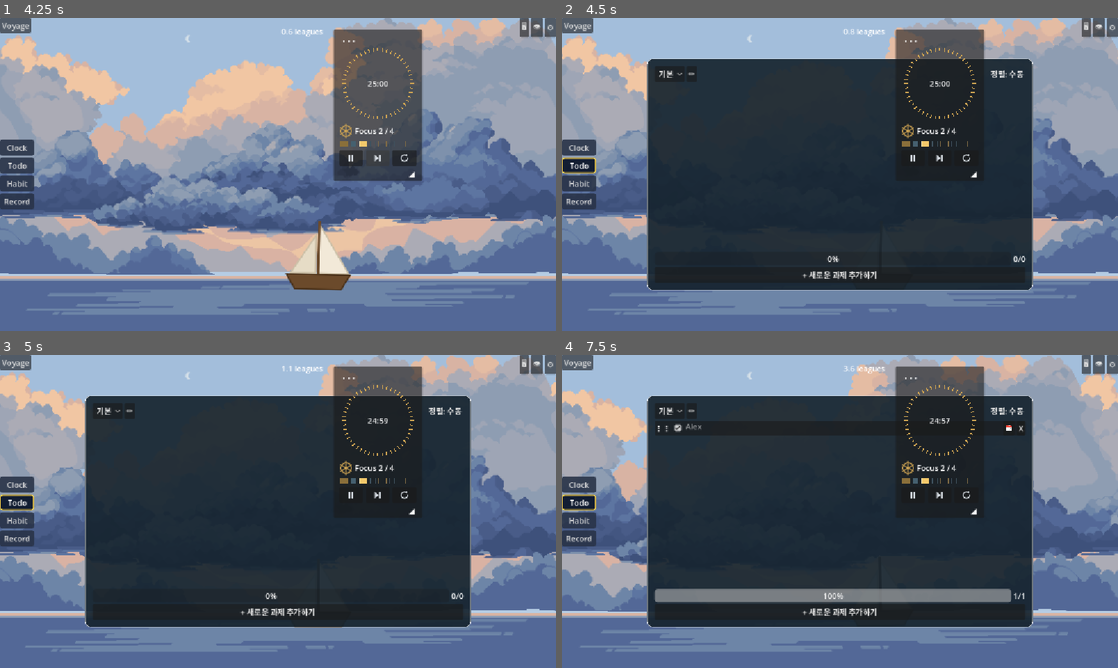
Above: before the commit, frames 1-4 (two rows, left to right).
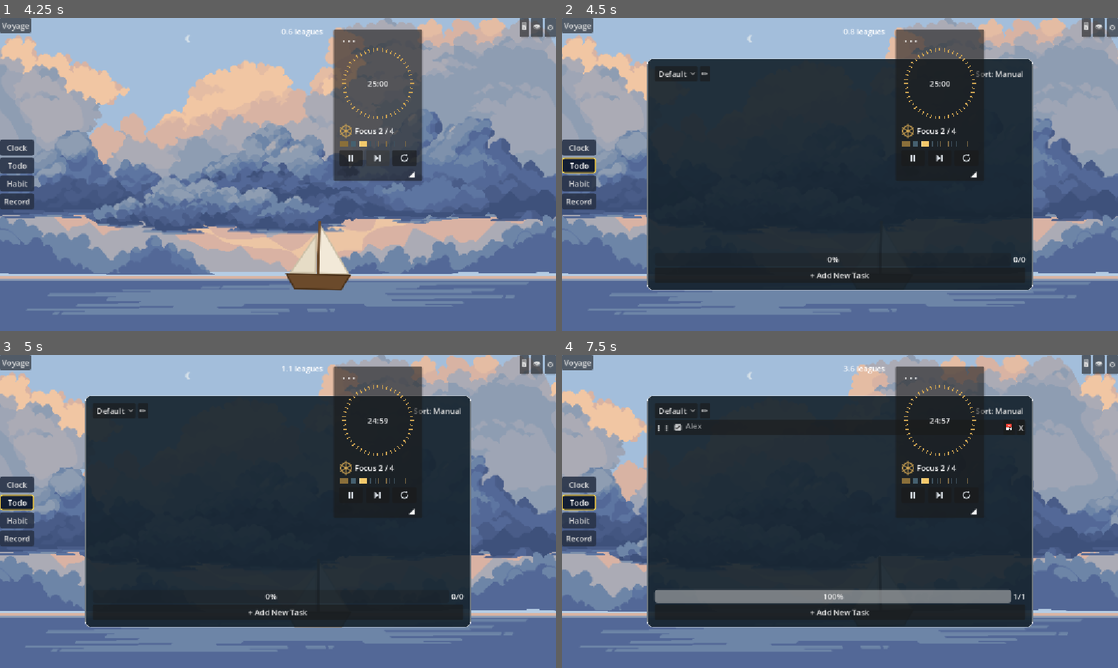
Above: after the commit, the same moments.

Repository: gee03143/voyager
Game: Godot game, scene res://scenes/World.tscn
Same seed, same stepped clock (60 frames per second), same inputs: the game is played once before the commit and once after it.
Inputs (mouse positions are in pixels of both pictures, inside the frame that each line leads up to):
- Up to frame 1 (4.25 s): click "Clock" at 0.5 s; click (100, 165) at 1.25 s; click "◀ 풀 모드" at 2 s; click (378, 158) at 2.75 s; click (378, 158) at 3.5 s
- Up to frame 2 (4.5 s): click "Todo" at 4.25 s
- Up to frame 3 (5 s): no input
- Up to frame 4 (7.5 s): click "기본" (after the commit: "Default") at 5 s; click "+ 새로운 과제 추가하기" (after the commit: "+ Add New Task") at 5.75 s; click (845, 426) at 6.52 s; type "Alex" at 6.6 s; click (678, 426) at 7.25 s

Frame 1 is identical in both runs. In frame 2, 0.5% of the frame differs, in the area x 17-84%, y 16-84%; in frame 3, 0.5%; in frame 4, 1.1%, in the area x 16-84%, y 16-84%.

Commit message:
todo탭 로컬라이징 적용
* save파일에서 todo 그룹 세이브 데이터 분리
* 시계 탭 세팅쪽 텍스트 로컬라이징 적용

Diff:
--- a/localization/translations.csv
+++ b/localization/translations.csv
@@ -20,7 +20,27 @@
 CLOCK_POMO_LONG_BREAK,긴 휴식,Long Break
 CLOCK_POMO_REPEAT,반복,Repeat
 CLOCK_POMO_PHASE_LABEL,{type}  ·  {current} / {total} 구간,{type}  ·  {current} / {total} segments
+ALARM_ADD_BUTTON,새 알림 추가,Add Alarm
+CLOCK_SETTINGS_AUTO_MINIMIZE,활성 시 자동 최소화,Auto-minimize when active
+CLOCK_SETTINGS_AUTO_MAXIMIZE,비활성 시 자동 최대화,Auto-maximize when inactive
+CLOCK_SETTINGS_HIDE_COUNTDOWN,카운트다운 숨기기,Hide countdown
+TODO_DEFAULT_GROUP_NAME,기본,Default
+TODO_EMPTY_PLACEHOLDER,(할 일 입력),(Enter task)
+TODO_NEW_GROUP_NAME,새 목록,New List
+TODO_GROUP_EDIT_TITLE,목록 편집,Edit Lists
+TODO_GROUP_ADD_BUTTON,+ 새 목록 추가,+ Add New List
+TODO_GROUP_CLOSE_BUTTON,목록 확인,Done
+TODO_ADD_BUTTON,+ 새로운 과제 추가하기,+ Add New Task
+TODO_SORT_LABEL,정렬: {name},Sort: {name}
+TODO_SORT_MANUAL,수동,Manual
+TODO_SORT_DUE,마감일,Due Date
+TODO_SORT_NAME,이름,Name
+TODO_SORT_DONE,완료상태,Status
 SUFFIX_SEC,초,Sec
 SUFFIX_MIN,분,Min
 SUFFIX_HOUR,시,Hr
 SUFFIX_CNT,회,Rep
+OPTION_DISABLED,끄기,Disabled
+OPTION_ENABLED,켜기,Enabled
+ALARM_NOTICE,알람 · {hour}:{minute},Alarm · {hour}:{minute}
+ALARM_NOTICE_WITH_LABEL,알람 · {hour}:{minute} · {label},Alarm · {hour}:{minute} · {label}
--- a/scenes/timer/AlarmView.tscn
+++ b/scenes/timer/AlarmView.tscn
@@ -25,4 +25,4 @@
 
 [node name="AddButton" type="Button" parent="." unique_id=1768961754]
 layout_mode = 2
-text = "새 알림 추가"
+text = "ALARM_ADD_BUTTON"
--- a/scenes/timer/settings_view.tscn
+++ b/scenes/timer/settings_view.tscn
@@ -13,39 +13,39 @@
 
 [node name="Label" type="Label" parent="Grid" unique_id=1846822024]
 layout_mode = 2
-text = "활성 시 자동 최소화"
+text = "CLOCK_SETTINGS_AUTO_MINIMIZE"
 
 [node name="AutoMinimizeOption" type="OptionButton" parent="Grid" unique_id=2135390619]
 layout_mode = 2
 selected = 1
 item_count = 2
-popup/item_0/text = "Disabled"
+popup/item_0/text = "OPTION_DISABLED"
 popup/item_0/id = 0
-popup/item_1/text = "Enabled"
+popup/item_1/text = "OPTION_ENABLED"
 popup/item_1/id = 1
 
 [node name="Label3" type="Label" parent="Grid" unique_id=1247058725]
 layout_mode = 2
-text = "비활성 시 자동 최대화"
+text = "CLOCK_SETTINGS_AUTO_MAXIMIZE"
 
 [node name="AutoMaximizeOption" type="OptionButton" parent="Grid" unique_id=1916369866]
 layout_mode = 2
 selected = 0
 item_count = 2
-popup/item_0/text = "Disabled"
+popup/item_0/text = "OPTION_DISABLED"
 popup/item_0/id = 0
-popup/item_1/text = "Enabled"
+popup/item_1/text = "OPTION_ENABLED"
 popup/item_1/id = 1
 
 [node name="Label2" type="Label" parent="Grid" unique_id=955685233]
 layout_mode = 2
-text = "카운트다운 숨기기"
+text = "CLOCK_SETTINGS_HIDE_COUNTDOWN"
 
 [node name="HideCountdownOption" type="OptionButton" parent="Grid" unique_id=1413186036]
 layout_mode = 2
 selected = 0
 item_count = 2
-popup/item_0/text = "Disabled"
+popup/item_0/text = "OPTION_DISABLED"
 popup/item_0/id = 0
-popup/item_1/text = "Enabled"
+popup/item_1/text = "OPTION_ENABLED"
 popup/item_1/id = 1
--- a/scenes/todo/GroupEditPopup.tscn
+++ b/scenes/todo/GroupEditPopup.tscn
@@ -17,7 +17,7 @@
 
 [node name="TitleLabel" type="Label" parent="VBox" unique_id=1794689476]
 layout_mode = 2
-text = "목록 편집"
+text = "TODO_GROUP_EDIT_TITLE"
 
 [node name="GroupList" type="VBoxContainer" parent="VBox" unique_id=102821393]
 layout_mode = 2
@@ -26,8 +26,8 @@
 
 [node name="AddGroupButton" type="Button" parent="VBox" unique_id=1614778401]
 layout_mode = 2
-text = "+ 새 목록 추가"
+text = "TODO_GROUP_ADD_BUTTON"
 
 [node name="CloseButton" type="Button" parent="VBox" unique_id=1717096304]
 layout_mode = 2
-text = "목록 확인"
+text = "TODO_GROUP_CLOSE_BUTTON"
--- a/scenes/todo/TodoTab.tscn
+++ b/scenes/todo/TodoTab.tscn
@@ -25,15 +25,15 @@
 
 [node name="SortKeyButton" type="MenuButton" parent="Header" unique_id=93822661]
 layout_mode = 2
-text = "정렬"
+text = "TODO_SORT_LABEL"
 item_count = 4
-popup/item_0/text = "수동"
+popup/item_0/text = "TODO_SORT_MANUAL"
 popup/item_0/id = 0
-popup/item_1/text = "마감일"
+popup/item_1/text = "TODO_SORT_DUE"
 popup/item_1/id = 1
-popup/item_2/text = "이름"
+popup/item_2/text = "TODO_SORT_NAME"
 popup/item_2/id = 2
-popup/item_3/text = "완료상태"
+popup/item_3/text = "TODO_SORT_DONE"
 popup/item_3/id = 3
 
 [node name="SortDirButton" type="Button" parent="Header" unique_id=1526471254]
@@ -66,4 +66,4 @@
 
 [node name="AddButton" type="Button" parent="." unique_id=1400148124]
 layout_mode = 2
-text = "+ 새로운 과제 추가하기"
+text = "TODO_ADD_BUTTON"
--- a/scripts/data/save.gd
+++ b/scripts/data/save.gd
@@ -1,11 +1,13 @@
 extends Node
 
 const SAVE_PATH := "user://save.json"
-const VERSION := 7
+const VERSION := 8
 const RECORDS_PATH := "user://records.json"
 const RECORDS_VERSION := 1
 const JOURNAL_PATH := "user://journal.json"
 const JOURNAL_VERSION := 1
+const TODO_PATH := "user://todo.json"
+const TODO_VERSION := 1
 
 var voyage := Voyage.new()
 var letters := LetterArchive.new()
@@ -32,8 +34,12 @@
 		load_records()
 	if FileAccess.file_exists(JOURNAL_PATH):
 		load_journal()
+	if FileAccess.file_exists(TODO_PATH):
+		load_todo()
 	if todo_groups.is_empty():
-		todo_groups.append(TodoGroup.new())
+		var g := TodoGroup.new()
+		g.is_default = true
+		todo_groups.append(g)
 	current_group_index = clampi(current_group_index, 0, todo_groups.size() - 1)
 	_play_base_seconds = voyage.total_play_seconds
 	_session_start_ms = Time.get_ticks_msec()
@@ -48,6 +54,7 @@
 	save_game()
 	save_records()
 	save_journal()
+	save_todo()
 	settings.changed.connect(save_game)
 	voyage.changed.connect(save_game)
 	activity_log.changed.connect(save_records)
@@ -67,21 +74,14 @@
 
 func save_game() -> void:
 	voyage.total_play_seconds = _play_base_seconds + (Time.get_ticks_msec() - _session_start_ms) / 1000.0
-	# alarms
 	var alarm_dicts := []
 	for a in alarms:
 		alarm_dicts.append(a.to_dict())
-
-	# todos
-	var todo_group_dicts := []
-	for t in todo_groups:
-		todo_group_dicts.append(t.to_dict())
 
 	var data := {
 		"version": VERSION,
 		"settings": settings.to_dict(),
 		"alarms": alarm_dicts,
-		"todo_groups": todo_group_dicts,
 		"habit_defs": habit_defs,
 		"habit_weeks": habit_weeks,
 		"voyage": voyage.to_dict(),
@@ -108,7 +108,6 @@
 	if typeof(parsed) != TYPE_DICTIONARY:
 		push_warning("Fail to parse save file - Use DEfault Value")
 		return
-	# var v = parsed.get("version", 1)으로 마이그레이션 분기 가능, 1은 version 넘버
 	var s = parsed.get("settings", {})
 	if typeof(s) == TYPE_DICTIONARY:
 		settings.from_dict(s)
@@ -118,14 +117,15 @@
 		if typeof(d) == TYPE_DICTIONARY:
 			alarms.append(Alarm.from_dict(d))
 
-	todo_groups.clear()
-	if parsed.has("todo_groups"):
+	if parsed.has("todo_groups"):                     # todo.json 분리 전 구버전 데이터 → 마이그레이션
 		for d in parsed.get("todo_groups", []):
 			if typeof(d) == TYPE_DICTIONARY:
 				todo_groups.append(TodoGroup.from_dict(d))
+		if not todo_groups.is_empty() and not todo_groups[0].is_default:
+			todo_groups[0].is_default = true           # 구버전엔 is_default 없었음 → 첫 그룹을 기본으로 지정
 	elif parsed.has("todos"):
 		var g := TodoGroup.new()
-		g.name = "기본"
+		g.is_default = true
 		g.sort_key = int(parsed.get("todos_sort_key", 0))
 		g.sort_desc = bool(parsed.get("todos_sort_desc", false))
 		for d in parsed.get("todos", []):
@@ -200,8 +200,38 @@
 	if typeof(parsed) == TYPE_DICTIONARY:
 		journal.from_dict(parsed)
 
+func save_todo() -> void:
+	var todo_group_dicts := []
+	for t in todo_groups:
+		todo_group_dicts.append(t.to_dict())
+	var data := {
+		"version": TODO_VERSION,
+		"todo_groups": todo_group_dicts,
+	}
+	var file := FileAccess.open(TODO_PATH, FileAccess.WRITE)
+	if file == null:
+		push_warning("Fail to Save todo: %s" % FileAccess.get_open_error())
+		return
+	file.store_string(JSON.stringify(data, "\t"))
+	file.close()
+
+func load_todo() -> void:
+	var file := FileAccess.open(TODO_PATH, FileAccess.READ)
+	if file == null:
+		return
+	var text := file.get_as_text()
+	file.close()
+	var parsed = JSON.parse_string(text)
+	if typeof(parsed) != TYPE_DICTIONARY:
+		return
+	todo_groups.clear()
+	for d in parsed.get("todo_groups", []):
+		if typeof(d) == TYPE_DICTIONARY:
+			todo_groups.append(TodoGroup.from_dict(d))
+
 func quit_game() -> void:
 	save_game()
 	save_records()
 	save_journal()
+	save_todo()
 	get_tree().quit()
--- a/scripts/timer/alarm/alarm_banner.gd
+++ b/scripts/timer/alarm/alarm_banner.gd
@@ -6,7 +6,11 @@
 	Alarms.alarm_triggered.connect(_on_alarm)
 
 func _on_alarm(a: Alarm) -> void:
-	var text := "알람 · %02d:%02d" % [a.hour, a.minute]
+	var hh := "%02d" % a.hour
+	var mm := "%02d" % a.minute
+	var text: String
 	if a.label != "":
-		text += " · " + a.label
+		text = TranslationServer.translate("ALARM_NOTICE_WITH_LABEL").format({"hour": hh, "minute": mm, "label": a.label})
+	else:
+		text = TranslationServer.translate("ALARM_NOTICE").format({"hour": hh, "minute": mm})
 	notice.show_notice(text)
--- a/scripts/timer/normaltimer/timer_view.gd
+++ b/scripts/timer/normaltimer/timer_view.gd
@@ -26,6 +26,10 @@
 	hours_spin.value_changed.connect(_on_time_changed)
 	minutes_spin.value_changed.connect(_on_time_changed)
 	seconds_spin.value_changed.connect(_on_time_changed)
+
+	hours_spin.suffix = tr("SUFFIX_HOUR")
+	minutes_spin.suffix = tr("SUFFIX_MIN")
+	seconds_spin.suffix = tr("SUFFIX_SEC")
 
 	display.set_total(_timer.duration)
 	_refresh_controls()
--- a/scripts/todo/group_edit_popup.gd
+++ b/scripts/todo/group_edit_popup.gd
@@ -35,12 +35,15 @@
 
 	var name_edit := LineEdit.new()
 	name_edit.text = g.name
+	name_edit.placeholder_text = TranslationServer.translate("TODO_DEFAULT_GROUP_NAME")
+	name_edit.editable = not g.is_default
 	name_edit.size_flags_horizontal = Control.SIZE_EXPAND_FILL
 	name_edit.text_changed.connect(func(t): _on_rename(index, t))
 	row.add_child(name_edit)
 
 	var del := Button.new()
 	del.text = "✕"
+	del.visible = not g.is_default
 	del.disabled = Save.todo_groups.size() <= 1      # 마지막 그룹은 삭제 불가
 	del.pressed.connect(func(): _on_delete(index))
 	row.add_child(del)
@@ -49,9 +52,9 @@
 
 func _on_add_group() -> void:
 	var g := TodoGroup.new()
-	g.name = "새 목록"
+	g.name = TranslationServer.translate("TODO_NEW_GROUP_NAME")
 	Save.todo_groups.append(g)
-	_rebuild()                                # 구조 변경 → 팝업 목록 다시 그림
+	_rebuild()
 	groups_changed.emit()
 
 func _on_rename(index: int, new_name: String) -> void:
--- a/scripts/todo/todo_group.gd
+++ b/scripts/todo/todo_group.gd
@@ -1,10 +1,14 @@
 class_name TodoGroup
 extends RefCounted
 
-var name: String = "기본"
+var name: String = ""
+var is_default: bool = false
 var sort_key: int = 0
 var sort_desc: bool = false
 var tasks: Array[Todo] = []
+
+func display_name() -> String:
+	return name if not name.is_empty() else TranslationServer.translate("TODO_DEFAULT_GROUP_NAME")
 
 func to_dict() -> Dictionary:
 	var task_dicts := []
@@ -12,6 +16,7 @@
 		task_dicts.append(t.to_dict())
 	return {
 		"name": name,
+		"is_default": is_default,
 		"sort_key": sort_key,
 		"sort_desc": sort_desc,
 		"tasks": task_dicts,
@@ -19,7 +24,8 @@
 
 static func from_dict(d: Dictionary) -> TodoGroup:
 	var g := TodoGroup.new()
-	g.name = str(d.get("name", "기본"))
+	g.name = str(d.get("name", ""))
+	g.is_default = bool(d.get("is_default", false))
 	g.sort_key = int(d.get("sort_key", 0))
 	g.sort_desc = bool(d.get("sort_desc", false))
 	g.tasks.clear()
--- a/scripts/todo/todo_row.gd
+++ b/scripts/todo/todo_row.gd
@@ -106,7 +106,7 @@
 func _render() -> void:
 	var safe := _text.replace("[", "[lb]")   # 사용자 텍스트의 BBCode 주입 방지
 	if _text.is_empty():
-		text_display.text = "(할 일 입력)"
+		text_display.text = TranslationServer.translate("TODO_EMPTY_PLACEHOLDER")
 		text_display.modulate.a = 0.5
 	elif _done:
 		text_display.text = "[s]%s[/s]" % safe
--- a/scripts/todo/todo_sort.gd
+++ b/scripts/todo/todo_sort.gd
@@ -2,7 +2,7 @@
 extends RefCounted
 
 enum Key { MANUAL, DUE, NAME, DONE }
-const NAMES := ["수동", "마감일", "이름", "완료상태"]
+const NAMES := ["TODO_SORT_MANUAL", "TODO_SORT_DUE", "TODO_SORT_NAME", "TODO_SORT_DONE"]
 
 var _desc := false
 var _idx := {}                          # 동순위 tiebreak = 수동 순서
--- a/scripts/todo/todo_view.gd
+++ b/scripts/todo/todo_view.gd
@@ -34,7 +34,7 @@
 	_save_timer.one_shot = true
 	_save_timer.wait_time = SAVE_DEBOUNCE
 	add_child(_save_timer)
-	_save_timer.timeout.connect(func(): Save.save_game())
+	_save_timer.timeout.connect(func(): Save.save_todo())
 	add_button.pressed.connect(_on_add_pressed)
 
 	_due_popup = DUE_POPUP.instantiate()
@@ -133,7 +133,7 @@
 
 func _update_sort_ui() -> void:
 	var manual := _sort_key == TodoSort.Key.MANUAL
-	sort_key_button.text = "정렬: %s" % TodoSort.NAMES[_sort_key]
+	sort_key_button.text = tr("TODO_SORT_LABEL").format({"name": tr(TodoSort.NAMES[_sort_key])})
 	sort_dir_button.text = "🔽" if _sort_desc else "🔼"
 	sort_dir_button.visible = not manual       # 수동엔 방향 없음
 	for r in _rows:
@@ -152,7 +152,7 @@
 func _refresh_group_dropdown() -> void:
 	group_option.clear()
 	for i in Save.todo_groups.size():
-		group_option.add_item(Save.todo_groups[i].name, i)
+		group_option.add_item(Save.todo_groups[i].display_name(), i)
 	group_option.select(Save.current_group_index)
 
 func _on_group_selected(idx: int) -> void:
Binary file changed: localization/translations.en.translation
Binary file changed: localization/translations.ko.translation
